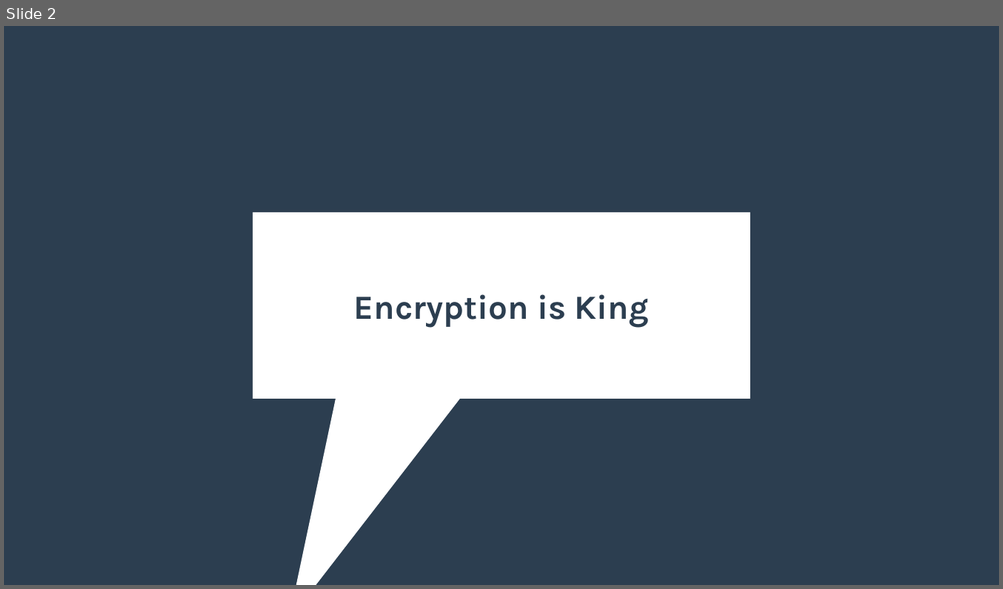
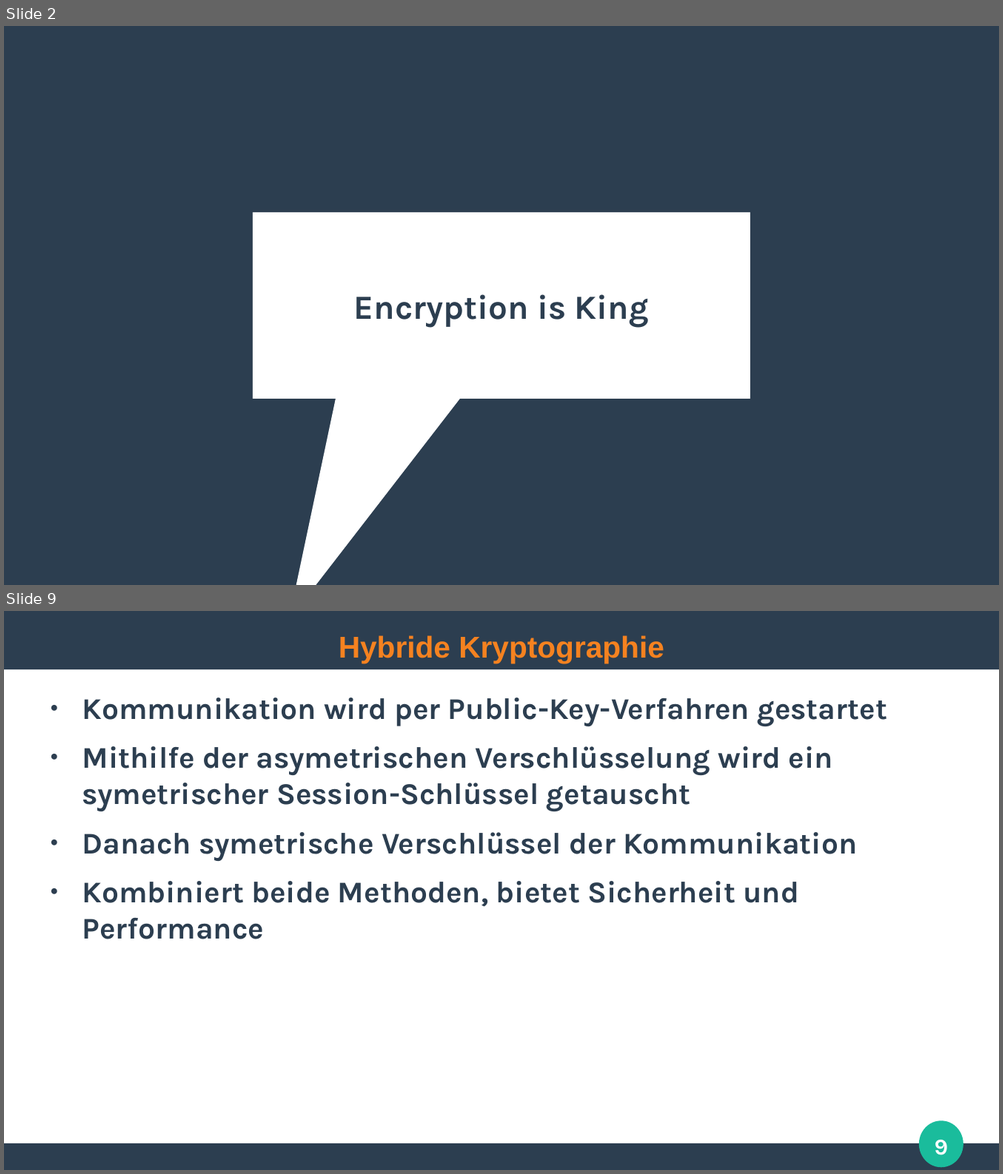
Before and after one commit to ghandmann/HS-AlbSig-WebAnwendungen2, a slide deck: Kapitel/03_SSL_TLS_HTTPS.odp. Shown one above the other, each under a label of ours: slide 2 before the commit, slides 2 and 9 after it; the slides between them are not shown. The pictures are 1003x589 and 1003x1174 pixels, drawn with LibreOffice and Linux fonts; fonts in the diff are those of the drawing. Boxes give left, top, right and bottom in pixels: in the first picture for what was removed or moved away, otherwise in the second. Text is boxed around its words. In the diff, an @@ line names an element or a change of style, - is before the commit and + after.

```diff
--- a/Kapitel/03_SSL_TLS_HTTPS.odp
+++ b/Kapitel/03_SSL_TLS_HTTPS.odp
@@ slide 9 added at box(4, 611, 999, 1170), background #FFFFFF @@
@@ rectangle added at box(4, 611, 999, 669), fill #2C3E50 @@
@@ title added at box(338, 635, 664, 664), 24 pt, text #F58220, bold @@
+Hybride Kryptographie
@@ text added at box(82, 698, 887, 940), 24 pt, text #2C3E50, bold @@
+● Kommunikation wird per Public-Key-Verfahren gestartet
+● Mithilfe der asymetrischen Verschlüsselung wird ein symetrischer Session-Schlüssel getauscht
+● Danach symetrische Verschlüssel der Kommunikation
+● Kombiniert beide Methoden, bietet Sicherheit und Performance
@@ ellipse added at box(919, 1121, 963, 1167), fill #1ABC9C @@
@@ page number added at box(934, 1140, 948, 1156), 18 pt, text #FFFFFF, bold @@
+9
@@ rectangle added at box(4, 1145, 999, 1170), fill #2C3E50 @@
```
Also in this commit, not shown: 19 other slides added, 1 slide removed, 5 other files.
